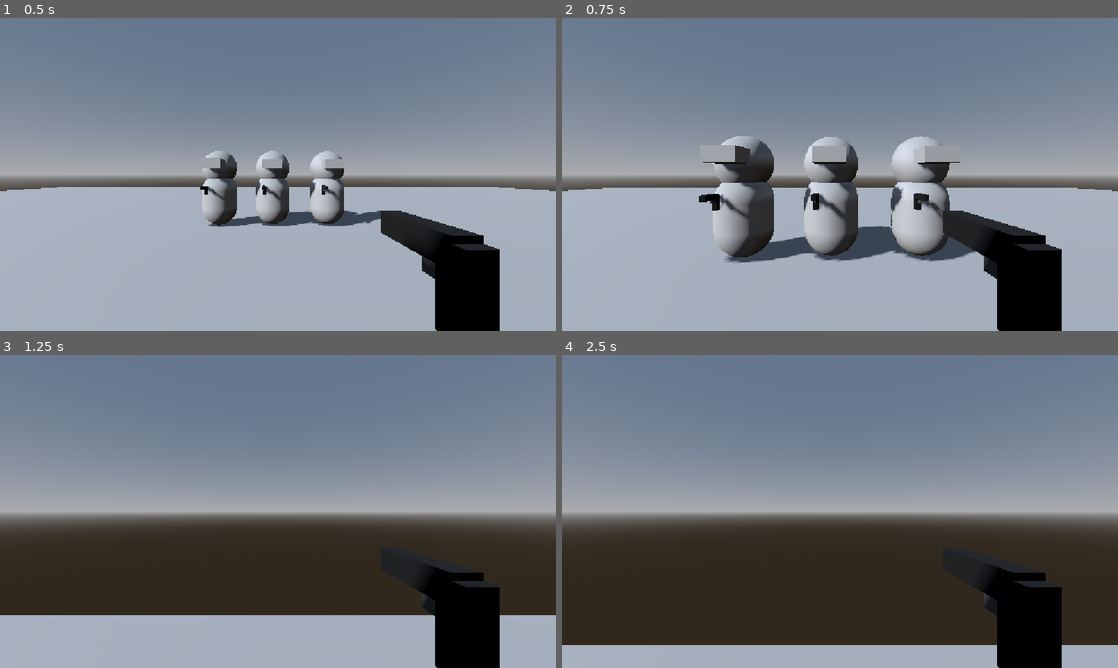
Above: before the commit, frames 1-4 (two rows, left to right).
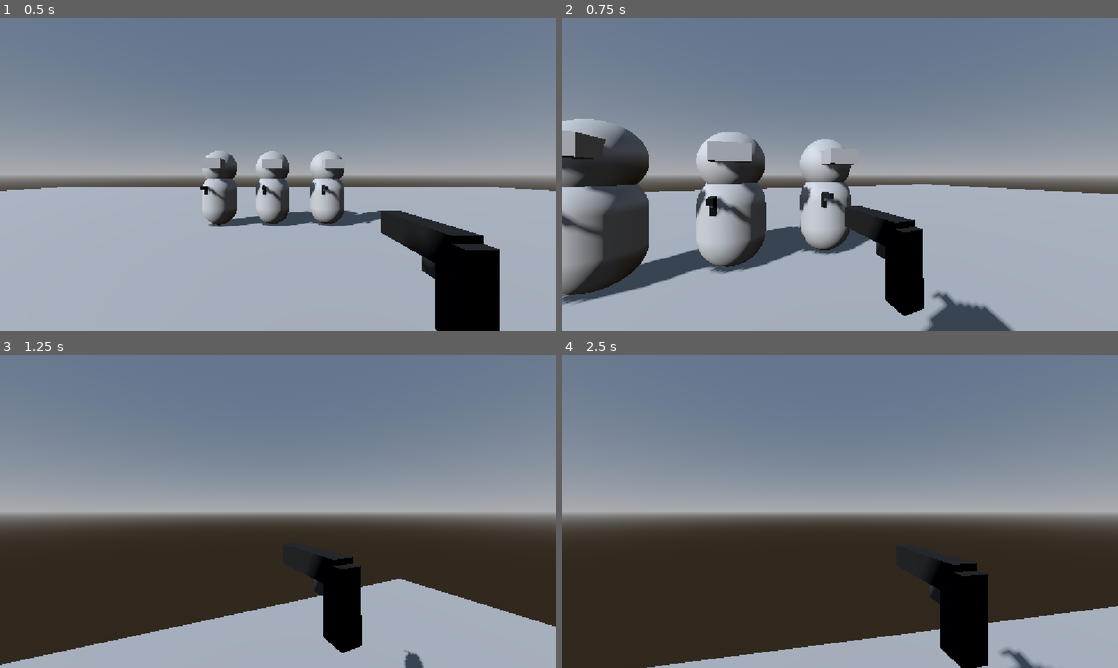
Above: after the commit, the same moments.

Repository: TdoggTH/Barrell-Game
Game: Godot game, scene res://root.tscn
Two runs of this game, one before a commit and one after it. Both use one fixed random seed, a clock stepped at 60 frames per second and the inputs below.
Inputs (mouse positions are in pixels of both pictures, inside the frame that each line leads up to):
- Up to frame 1 (0.5 s): no input
- Up to frame 2 (0.75 s): tap Enter at 0.5 s; move the mouse to (867, 174) at 0.52 s; press the mouse at (867, 174) at 0.53 s; hold W (move_forward) from 0.53 s (still down)
- Up to frame 3 (1.25 s): keep holding W (move_forward); tap Space (jump) at 0.77 s
- Up to frame 4 (2.5 s): keep holding W (move_forward); move the mouse to (812, 511) at 1.27 s; release the mouse at (812, 511) at 1.28 s; click (812, 511) at 1.35 s; tap Space (jump) at 1.52 s; move the mouse to (851, 505) at 2.02 s; press the mouse at (851, 505) at 2.03 s

Frame 1 is identical in both runs. In frame 2, 24% of the frame differs, in the area x 0-100%, y 32-100%; in frame 3, 11%; in frame 4, 10%.

Commit message:
doom mouselooking.
still need to make moving relative to character and to enable up and down moving.

Diff:
--- a/game-files/Player/Player.tscn
+++ b/game-files/Player/Player.tscn
@@ -12,12 +12,6 @@
 [node name="Player" type="CharacterBody3D" unique_id=50377273]
 script = ExtResource("1_xhfnw")
 
-[node name="CollisionShape3D" type="CollisionShape3D" parent="." unique_id=546207268]
-shape = SubResource("CapsuleShape3D_pakj4")
-
-[node name="MeshInstance3D" type="MeshInstance3D" parent="CollisionShape3D" unique_id=1875733268]
-mesh = SubResource("CapsuleMesh_pakj4")
-
 [node name="gun" parent="." unique_id=312965893 instance=ExtResource("2_kpjcp")]
 transform = Transform3D(-1, 0, 8.742278e-08, 0, 1, 0, -8.742278e-08, 0, -1, 0.45440817, 0.47705764, -0.6026857)
 
@@ -29,3 +23,9 @@
 [node name="Camera3D" type="Camera3D" parent="Camera Controller/Marker3D" unique_id=2017626905]
 transform = Transform3D(1, 0, 0, 0, 1, 0, 0, 0, 1, 0, 0.7668872, 0)
 script = ExtResource("2_tok1r")
+
+[node name="CollisionShape3D" type="CollisionShape3D" parent="." unique_id=546207268]
+shape = SubResource("CapsuleShape3D_pakj4")
+
+[node name="MeshInstance3D" type="MeshInstance3D" parent="CollisionShape3D" unique_id=1875733268]
+mesh = SubResource("CapsuleMesh_pakj4")
--- a/game-files/Player/camera_controller.gd
+++ b/game-files/Player/camera_controller.gd
@@ -1,6 +1,6 @@
 extends Node3D
 
-var mouse_sensitivity : float = 0.05
+var mouse_sensitivity : float = 0.01
 var capture_mouse : bool
 var mouse_input : Vector2
 var crotation : Vector3
@@ -19,8 +19,8 @@
 
 # Called every frame. 'delta' is the elapsed time since the previous frame.
 func _process(delta: float) -> void:
+	update_camera_rotation(mouse_input)
 	mouse_input = Vector2.ZERO
-	update_camera_rotation(mouse_input)
 
 func update_camera_rotation(input: Vector2) -> void:
 	crotation.x += input.y
